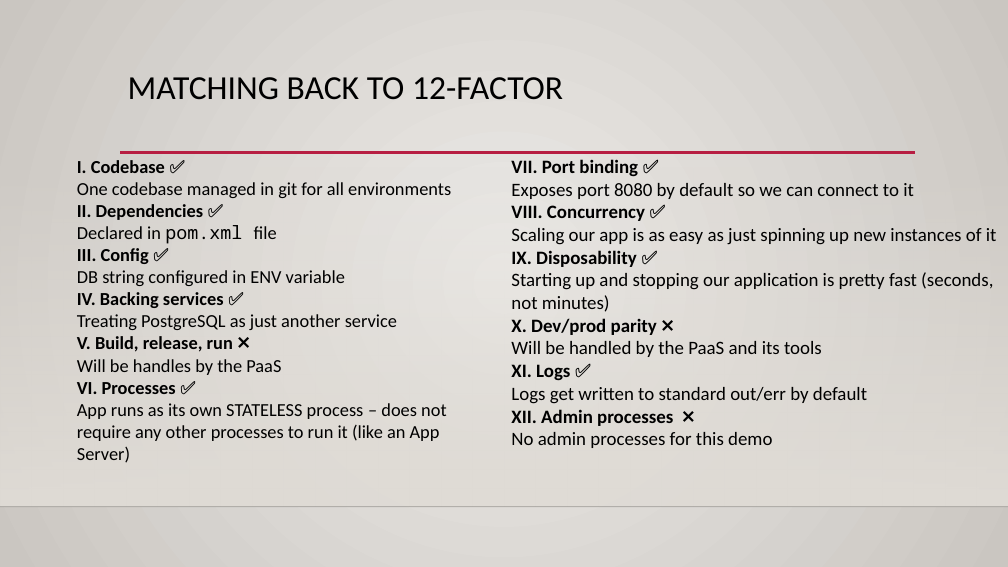
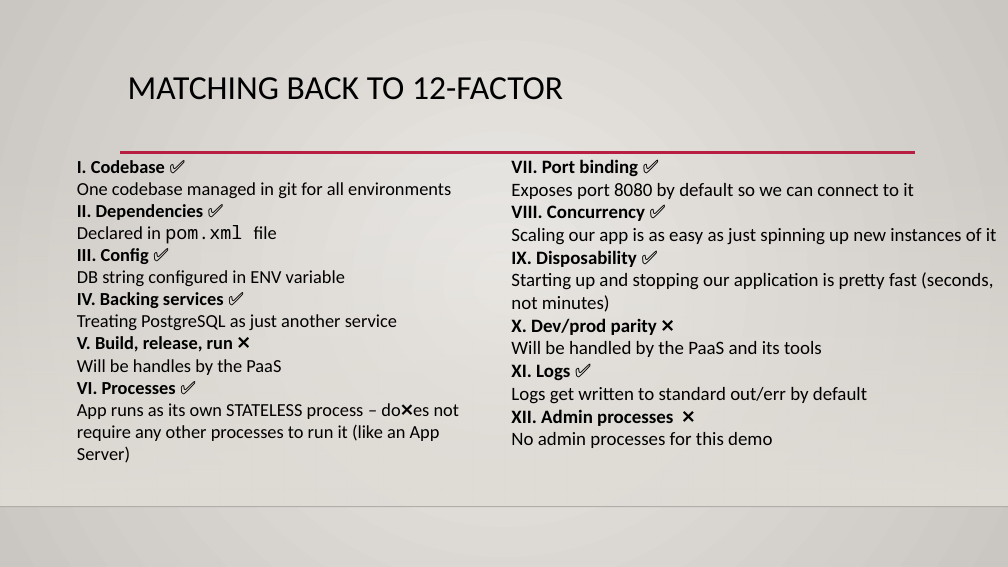
Before and after one commit to EtienneK/arch-f2f-2017-03, a slide deck: slide 13 of presentation.pptx. Drawn at 1008x567 pixels with LibreOffice and Linux fonts; fonts in the diff are those of the drawing; background and template pictures are left out. Boxes give left, top, right and bottom in pixels: in the first picture for what was removed or moved away, otherwise in the second. Text is boxed around its words. In the diff, an @@ line names an element or a change of style, - is before the commit and + after.

```diff
--- a/presentation.pptx
+++ b/presentation.pptx
@@ text at <box>77,160,459,463</box>: text changed @@
-I. Codebase ✅
-One codebase managed in git for all environments
-II. Dependencies ✅
-Declared in pom.xml file
-III. Config ✅
-DB string configured in ENV variable
-IV. Backing services ✅
-Treating PostgreSQL as just another service
-V. Build, release, run ❌
-Will be handles by the PaaS
-VI. Processes ✅
-App runs as its own STATELESS process – does not require any other processes to run it (like an App Server)
+I. Codebase ✅
+One codebase managed in git for all environments
+II. Dependencies ✅
+Declared in pom.xml file
+III. Config ✅
+DB string configured in ENV variable
+IV. Backing services ✅
+Treating PostgreSQL as just another service
+V. Build, release, run ❌
+Will be handles by the PaaS
+VI. Processes ✅
+App runs as its own STATELESS process – do❌es not require any other processes to run it (like an App Server)
```
Also in this commit, not shown: 1 slide added, 2 other files.
